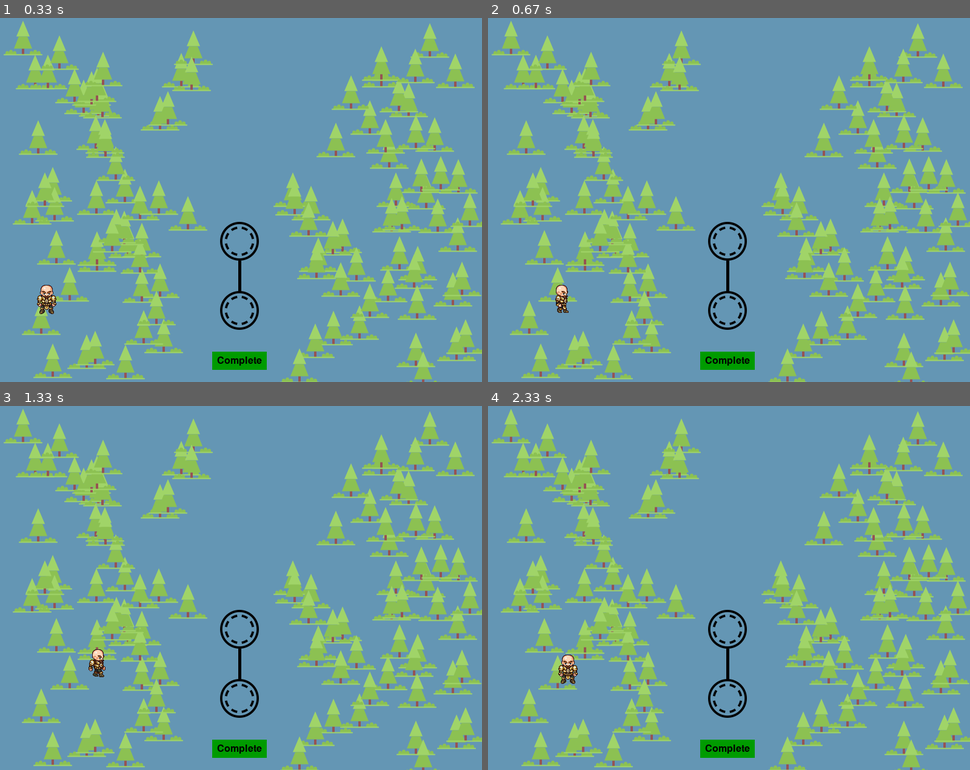
Above: before the commit, frames 1-4 (two rows, left to right).
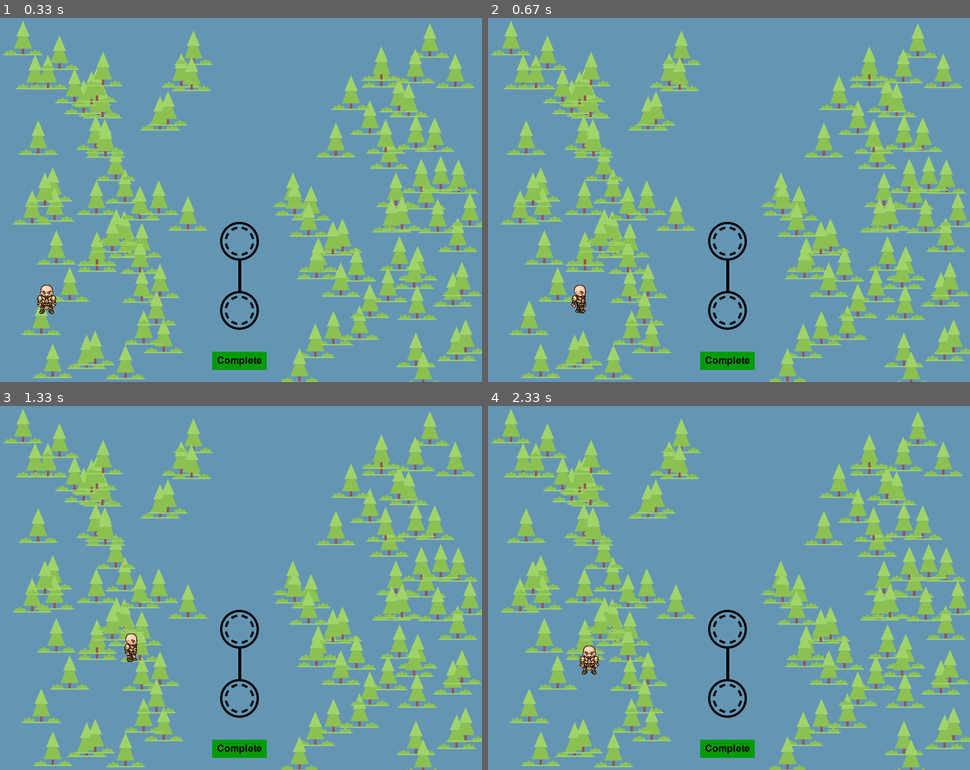
Above: after the commit, the same moments.

Repository: mstephens15/Python_Games
Game: pygame game, started from Workout Game/Model 0.1.py
Two runs of this game, one before a commit and one after it. Both use one fixed random seed, a clock stepped at 60 frames per second and the inputs below.
Inputs:
- Up to frame 1 (0.33 s): no input
- Up to frame 2 (0.67 s): hold Right from 0.33 s (still down)
- Up to frame 3 (1.33 s): release Right at 0.8 s; hold Up 0.83-1.13 s; hold Right from 1.17 s (still down)
- Up to frame 4 (2.33 s): release Right at 1.63 s; hold Left 1.67-2.2 s; hold Down from 2.23 s (still down)

Frame 1 is identical in both runs. In frame 2, 0.3% of the frame differs, in the area x 13-21%, y 73-82%; in frame 3, 0.4%; in frame 4, 0.5%, in the area x 14-24%, y 65-77%.

Commit message:
Model 0.1.3: Sprite moves, keeps direction when stopping movement

Diff:
--- a/Workout Game/Model 0.1.py
+++ b/Workout Game/Model 0.1.py
@@ -25,17 +25,45 @@
 # Background Music
 
 # Sprite
-guy = pygame.image.load('GameAnimations/standing.png')
-guyX = 50
-guyY = 425
-
-    # Sprite Movement
-width = 64
-height = 64
-vel = 5
-left = False
-right = False
-walkCount = 0
+
+class player():
+    def __init__(self, x, y, width, height):
+        self.x = x
+        self.y = y
+        self.width = width
+        self.height = height
+        self.vel = 5
+        self.left = False
+        self.right = False
+        self.up = False
+        self.down = False
+        self.standing = True
+        self.walkCount = 0
+
+    def draw(self,screen):
+        if (self.walkCount + 1) >= 27:
+            self.walkCount = 0
+
+        if not(self.standing):
+            if self.left:
+                screen.blit(walkLeft[self.walkCount//3], (self.x,self.y))
+                self.walkCount += 1
+            elif self.right:
+                screen.blit(walkRight[self.walkCount//3], (self.x,self.y))
+                self.walkCount += 1
+            elif self.up or self.down:
+                screen.blit(character, (self.x, self.y))
+        else:
+            if self.right:
+                screen.blit(walkRight[0], (self.x, self.y))
+            elif self.left:
+                screen.blit(walkLeft[0], (self.x, self.y))
+            elif self.up or self.down:
+                screen.blit(character, (self.x, self.y))
+            else:
+                screen.blit(character, (self.x, self.y))
+
+man = player(50, 425, 64, 64)
 
     # Animations
 walkRight = [pygame.image.load('GameAnimations/R1.png'), pygame.image.load('GameAnimations/R2.png'), pygame.image.load('GameAnimations/R3.png'),
@@ -44,7 +72,7 @@
 walkLeft = [pygame.image.load('GameAnimations/L1.png'), pygame.image.load('GameAnimations/L2.png'), pygame.image.load('GameAnimations/L3.png'),
             pygame.image.load('GameAnimations/L4.png'), pygame.image.load('GameAnimations/L5.png'), pygame.image.load('GameAnimations/L6.png'),
             pygame.image.load('GameAnimations/L7.png'), pygame.image.load('GameAnimations/L8.png'), pygame.image.load('GameAnimations/L9.png')]
-
+character = pygame.image.load('GameAnimations/standing.png')
 # Level 1
 level1Img = pygame.image.load("cotton-pad.png")
 level1X = 368
@@ -75,24 +103,8 @@
 
 ## Functions
 def redrawScreen():
-    global walkCount
-
-    if (walkCount + 1) >= 27:
-        walkCount = 0
-
-    if left:
-        screen.blit(walkLeft[walkCount//3], (guyX,guyY))
-        walkCount += 1
-        pygame.display.update()
-
-    elif right:
-        screen.blit(walkRight[walkCount//3], (guyX,guyY))
-        walkCount += 1
-        pygame.display.update()
-
-    else:
-        screen.blit(guy, (guyX,guyY))
-        pygame.display.update()
+    man.draw(screen)
+    pygame.display.update()
 
 def draw_level(x, y):
     screen.blit(level1Img, (x, y))
@@ -102,9 +114,6 @@
 
 def draw_trees(x, y, i):
     screen.blit(treeImg[i], (x, y))
-
-def draw_sprite(x, y):
-    screen.blit(guy, (x, y))
 
 def text_objects(text, font):
     textSurface = font.render(text, True, black)
@@ -134,8 +143,7 @@
 # Window Loop
 running = True
 while running:
-    pygame.time.delay(20)
-    clock.tick(27)
+    clock.tick(45)
     for event in pygame.event.get():
         if event.type == pygame.QUIT:
             running = False
@@ -165,36 +173,37 @@
     keys = pygame.key.get_pressed()
 
 
-    if keys[pygame.K_LEFT] and guyX > vel:
-        guyX -= vel
-        left = True
-        right = False
-        up = False
+    if keys[pygame.K_LEFT] and man.x > man.vel:
+        man.x -= man.vel
+        man.left = True
+        man.right = False
+        man.up = False
+        man.down = False
+        man.standing = False
+    elif keys[pygame.K_RIGHT] and man.x < 800-man.width-man.vel:
+        man.x += man.vel
+        man.left = False
+        man.right = True
+        man.up = False
         down = False
-    elif keys[pygame.K_RIGHT] and guyX < 800-width-vel:
-        guyX += vel
-        left = False
-        right = True
-        up = False
-        down = False
-    elif keys[pygame.K_UP] and guyY > vel:
-        guyY -= vel
-        left = False
-        right = False
-        up = True
-        down = False
-    elif keys[pygame.K_DOWN] and guyY < 600 - height - vel:
-        guyY +=vel
-        left = False
-        right = False
-        up = False
-        down = True
+        man.standing = False
+    elif keys[pygame.K_UP] and man.y > man.vel:
+        man.y -= man.vel
+        man.left = False
+        man.right = False
+        man.up = True
+        man.down = False
+        man.standing = False
+    elif keys[pygame.K_DOWN] and man.y < 600 - man.height - man.vel:
+        man.y += man.vel
+        man.left = False
+        man.right = False
+        man.up = False
+        man.down = True
+        man.standing = False
     else:
-        left = False
-        right = False
-        up = False
-        down = False
-        walkcount = 0
+        man.standing = True
+        man.walkcount = 0
 
     redrawScreen()
 pygame.quit()
